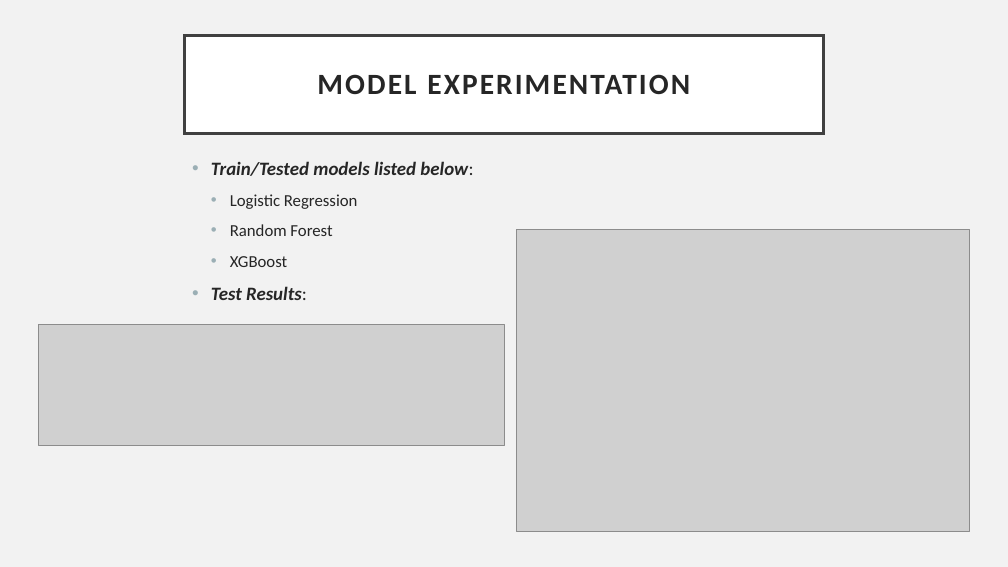
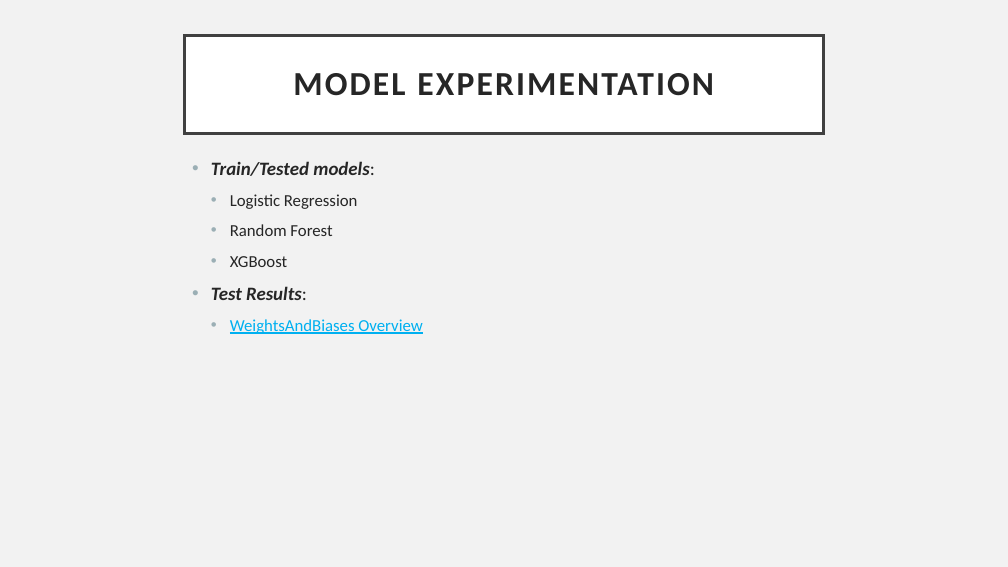
Before and after one commit to jaredandrews97/Sample-Project-BlastPoint, a slide deck: slide 12 of report/Blastpoint Presentation.pptx. Drawn at 1008x567 pixels with LibreOffice and Linux fonts; fonts in the diff are those of the drawing; grey boxes stand for pictures. Boxes give left, top, right and bottom in pixels: in the first picture for what was removed or moved away, otherwise in the second. Text is boxed around its words. In the diff, an @@ line names an element or a change of style, - is before the commit and + after.

```diff
--- a/report/Blastpoint Presentation.pptx
+++ b/report/Blastpoint Presentation.pptx
@@ title "MODEL EXPERIMENTATION" at box(185, 36, 823, 134): size 28 to 32 pt @@
@@ text at box(211, 161, 375, 176): text changed @@
-• Train/Tested models listed below:
+• Train/Tested models:
@@ picture removed at box(516, 229, 970, 532) @@
@@ picture removed at box(39, 324, 504, 445) @@
@@ text at box(230, 319, 422, 334): paragraph added @@
+  • WeightsAndBiases Overview
```
Also in this commit, not shown: 13 other slides changed, 4 slides added, 1 slide removed, 2 other files.
